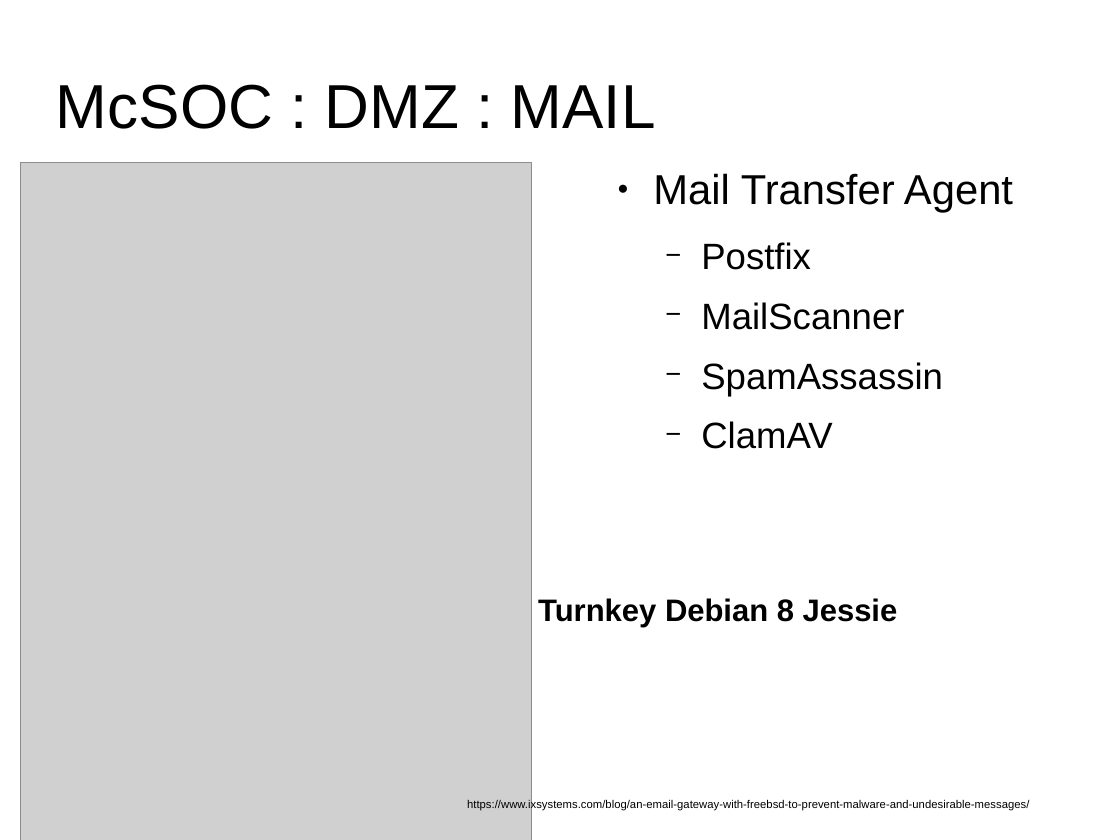
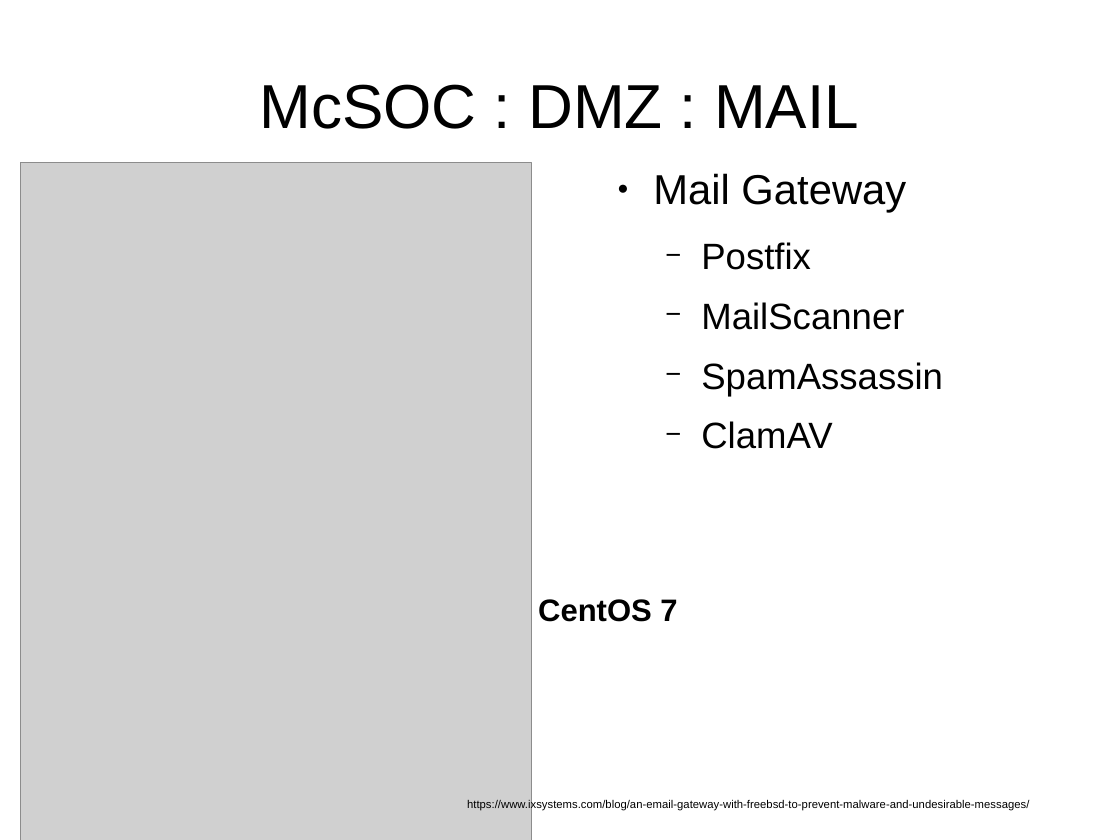
Before and after one commit to cyberxml/mcsoc, a slide deck: slide 13 of docs/McSOC Presentation.odp (slide 10 before the commit). Drawn at 1120x840 pixels with LibreOffice and Linux fonts; fonts in the diff are those of the drawing; grey boxes stand for pictures. Boxes give left, top, right and bottom in pixels: in the first picture for what was removed or moved away, otherwise in the second. Text is boxed around its words. In the diff, an @@ line names an element or a change of style, - is before the commit and + after.

```diff
--- a/docs/McSOC Presentation.odp
+++ b/docs/McSOC Presentation.odp
@@ title "McSOC : DMZ : MAIL" at <box>260,84,859,129</box>: alignment left to centre @@
@@ text at <box>653,173,906,213</box>: text changed @@
-● Mail Transfer Agent
+● Mail Gateway
@@ text at <box>538,599,677,622</box>: text changed @@
-Turnkey Debian 8 Jessie
+CentOS 7
```
Also in this commit, not shown: 2 other slides changed, 4 slides added, 2 other files.
